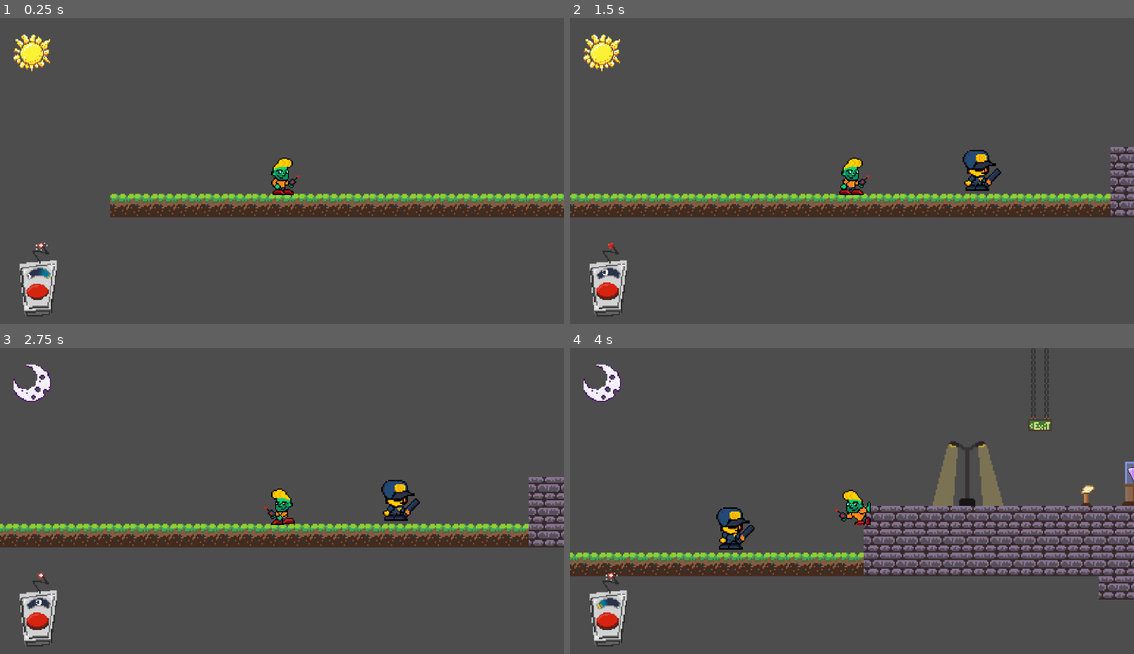
Above: before the commit, frames 1-4 (two rows, left to right).
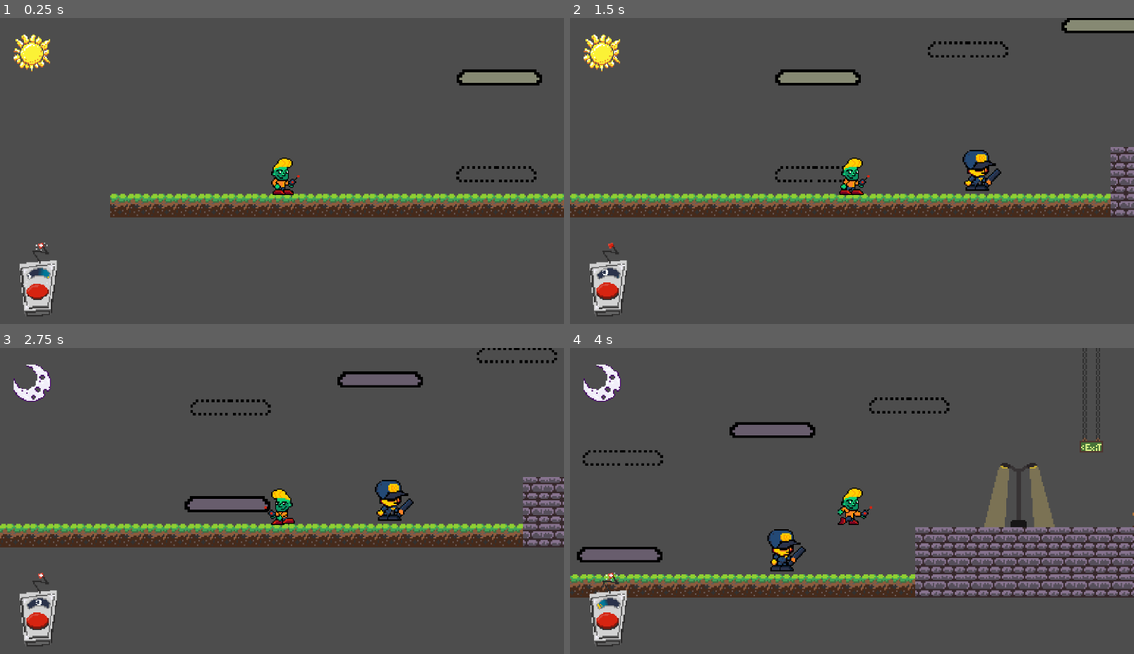
Above: after the commit, the same moments.

Repository: noble-squared/Colorado-Game-Jam
Game: Godot game, scene res://Scenes/game.tscn
Same seed, same stepped clock (60 frames per second), same inputs: the game is played once before the commit and once after it.
Inputs:
- Up to frame 1 (0.25 s): no input
- Up to frame 2 (1.5 s): hold D (Right) from 0.53 s (still down); tap Space (SwapTime) at 0.6, 1.35 s; tap W (Jump) at 0.77 s
- Up to frame 3 (2.75 s): tap W (Jump) at 1.52 s; release D (Right) at 2.03 s; hold A (Left) from 2.03 s (still down); tap Space (SwapTime) at 2.1 s
- Up to frame 4 (4 s): release A (Left) at 2.78 s; hold D (Right) from 2.78 s (still down); tap Space (SwapTime) at 2.85, 3.6 s; tap W (Jump) at 3.02, 3.77 s

The runs differ from the first frame. In frame 1, 0.9% of the frame differs, in the area x 80-97%, y 16-54%; in frame 2, 1.7%; in frame 3, 5.9%; in frame 4, 23%, in the area x 0-100%, y 0-83%.
Error before the commit: Invalid assignment of property or key 'visible' with value of type 'bool' on a base object of type 'null instance'. (res://Scripts/platform.gd:30)

Commit message:
Add platform script

Diff:
--- a/Scripts/platform.gd
+++ b/Scripts/platform.gd
@@ -4,20 +4,18 @@
 #@export var test_type: testEnum
 @export var type : Globals.States
 
-@onready var collision_shape_2d: CollisionShape2D = $AnimatableBody2D/CollisionShape2D
-
-@onready var night_layer: TileMapLayer = $AnimatableBody2D/NightLayer
-@onready var day_layer: TileMapLayer = $AnimatableBody2D/DayLayer
-@onready var disabled_layer: TileMapLayer = $AnimatableBody2D/DisabledLayer
+@onready var day_layer: TileMapLayer = $DayLayer
+@onready var night_layer: TileMapLayer = $NightLayer
+@onready var disabled_layer: TileMapLayer = $DisabledLayer
 
 
 
 # Called when the node enters the scene tree for the first time.
 func _ready() -> void:
+	print(type)
 	Globals.connect("DaySwapped", _on_day_swapped)
 	Globals.connect("NightSwapped", _on_night_swapped)
 	_on_day_swapped()
-
 
 # Called every frame. 'delta' is the elapsed time since the previous frame.
 func _process(_delta: float) -> void:
@@ -25,23 +23,22 @@
 
 
 func _on_day_swapped():
-
 	if type == Globals.States.DAY:
 		day_layer.visible = true
+		day_layer.enabled = true
 		disabled_layer.visible = false
-		collision_shape_2d.disabled = false
 	elif type == Globals.States.NIGHT:
 		night_layer.visible = false
+		night_layer.enabled = false
 		disabled_layer.visible = true
-		collision_shape_2d.disabled = true
 
 
 func _on_night_swapped():
 	if type == Globals.States.DAY:
 		day_layer.visible = false
+		day_layer.enabled = false
 		disabled_layer.visible = true
-		collision_shape_2d.disabled = true
 	elif type == Globals.States.NIGHT:
 		night_layer.visible = true
+		night_layer.enabled = true
 		disabled_layer.visible = false
-		collision_shape_2d.disabled = false
